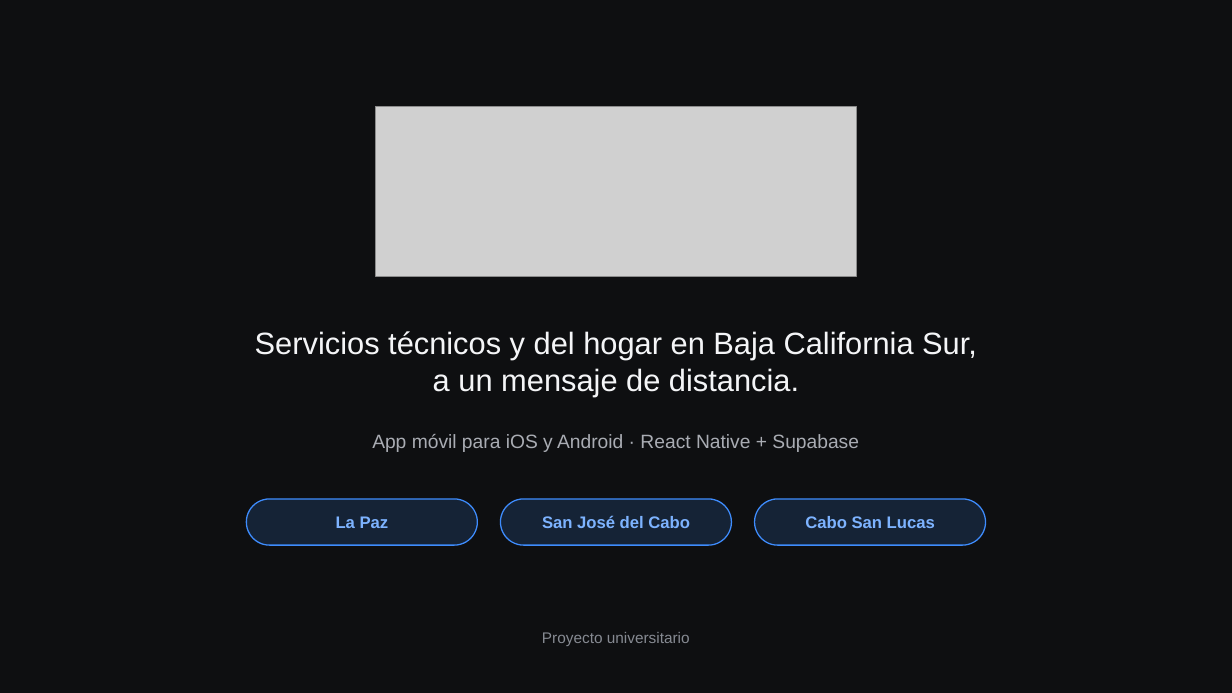
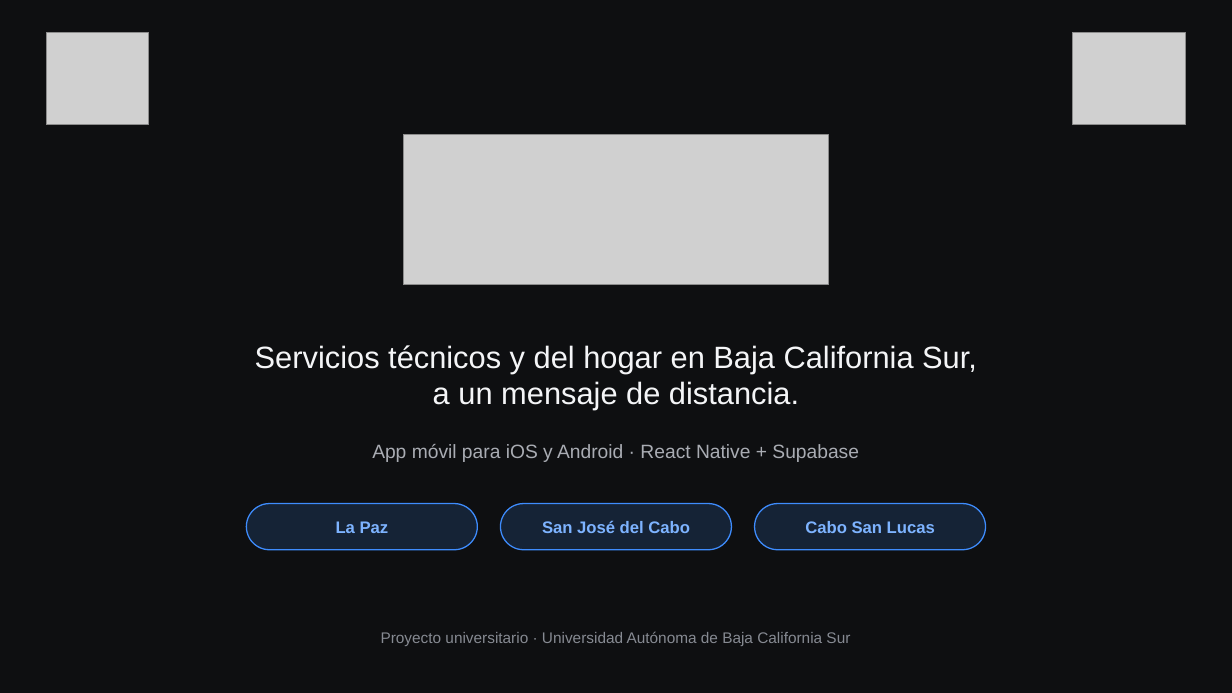
Before and after one commit to ZaphCode/echo-social-app, a slide deck: slide 1 of docs/Presentacion_Echo.pptx. Drawn at 1232x693 pixels with LibreOffice and Linux fonts; fonts in the diff are those of the drawing; grey boxes stand for pictures; background and template pictures are left out. Boxes give left, top, right and bottom in pixels: in the first picture for what was removed or moved away, otherwise in the second. Text is boxed around its words. In the diff, an @@ line names an element or a change of style, - is before the commit and + after.

```diff
--- a/docs/Presentacion_Echo.pptx
+++ b/docs/Presentacion_Echo.pptx
@@ picture added at (x1=46, y1=32, x2=149, y2=125) @@
@@ picture added at (x1=1073, y1=32, x2=1186, y2=125) @@
@@ picture resized from (x1=376, y1=106, x2=857, y2=276) to (x1=404, y1=135, x2=829, y2=286) @@
@@ text "Servicios técnicos y del hogar ..." moved from (x1=255, y1=331, x2=977, y2=396) to (x1=255, y1=345, x2=977, y2=410) @@
@@ text "App móvil para iOS y ..." moved from (x1=372, y1=434, x2=859, y2=452) to (x1=372, y1=444, x2=859, y2=462) @@
@@ 3 texts, 3 rounded rectangles moved together from (x1=247, y1=499, x2=986, y2=545) to (x1=247, y1=504, x2=986, y2=550) @@
@@ text at (x1=381, y1=632, x2=850, y2=646): text changed @@
-Proyecto universitario
+Proyecto universitario · Universidad Autónoma de Baja California Sur
```
Also in this commit, not shown: 2 other slides changed, 1 other file.
